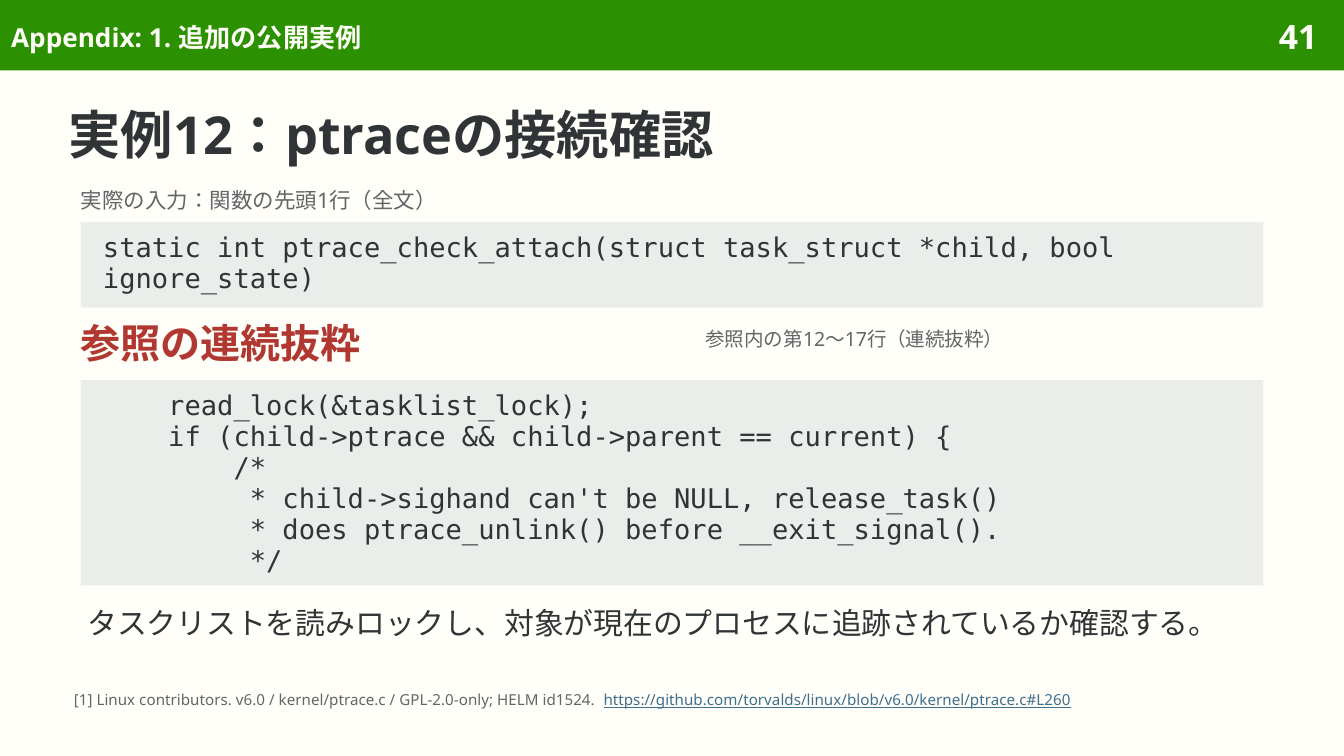
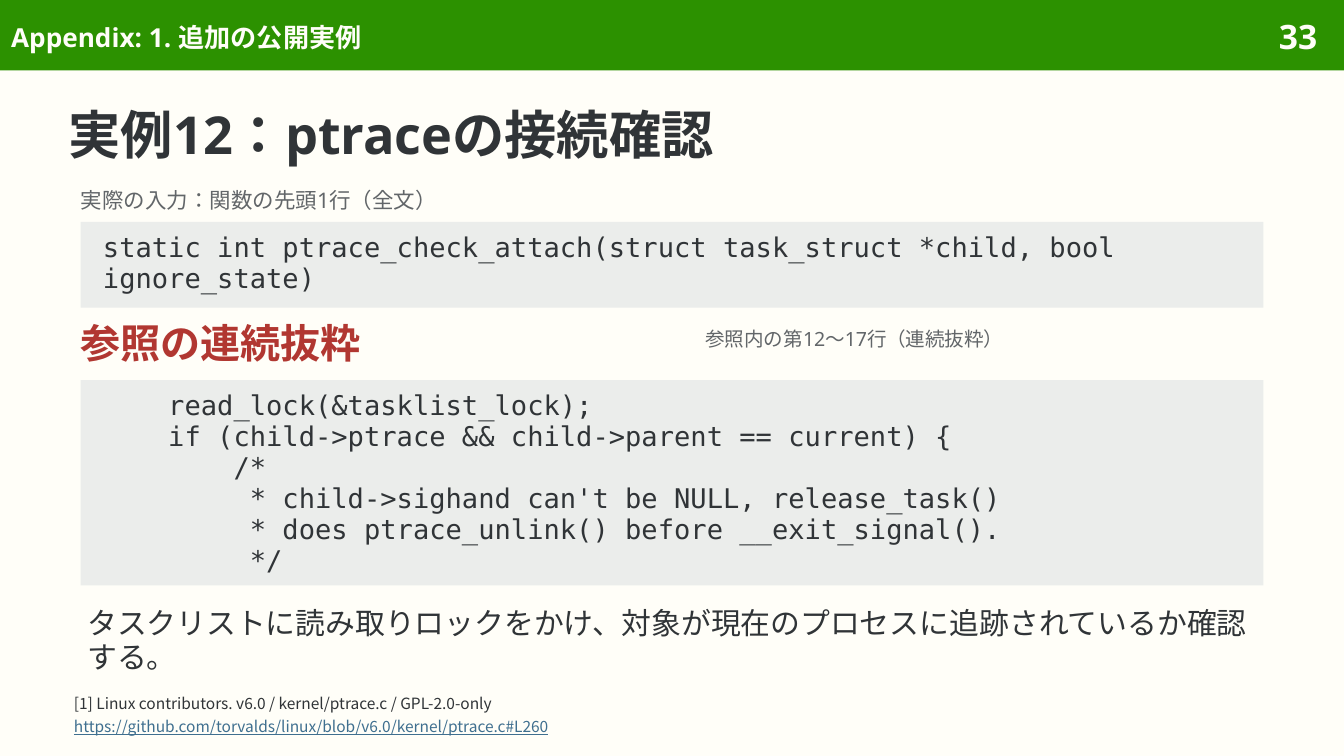
Before and after one commit to sasakiy84/datasets-in-10-minutes, a slide deck: slide 33 of slides/datasets-in-10-minutes-copyright-code.pptx (slide 41 before the commit). Drawn at 1344x756 pixels with LibreOffice and Linux fonts; fonts in the diff are those of the drawing. Boxes give left, top, right and bottom in pixels: in the first picture for what was removed or moved away, otherwise in the second. Text is boxed around its words. In the diff, an @@ line names an element or a change of style, - is before the commit and + after.

```diff
--- a/slides/datasets-in-10-minutes-copyright-code.pptx
+++ b/slides/datasets-in-10-minutes-copyright-code.pptx
@@ page number at (1279, 24, 1317, 50): text changed @@
-41
+33
@@ text at (87, 609, 1246, 670): text changed @@
-タスクリストを読みロックし、対象が現在のプロセスに追跡されているか確認する。
+タスクリストに読み取りロックをかけ、対象が現在のプロセスに追跡されているか確認する。
@@ text at (74, 696, 548, 736): text changed; size 8.1 to 8.3 pt; font Noto Sans to Noto Sans CJK JP; text colour #626669 to #3F6F8F @@
-[1] Linux contributors. v6.0 / kernel/ptrace.c / GPL-2.0-only; HELM id1524. https://github.com/torvalds/linux/blob/v6.0/kernel/ptrace.c#L260
+[1] Linux contributors. v6.0 / kernel/ptrace.c / GPL-2.0-only
+https://github.com/torvalds/linux/blob/v6.0/kernel/ptrace.c#L260
```
Also in this commit, not shown: 37 other slides changed, 1 slide added, 15 slides removed, 43 other files.
